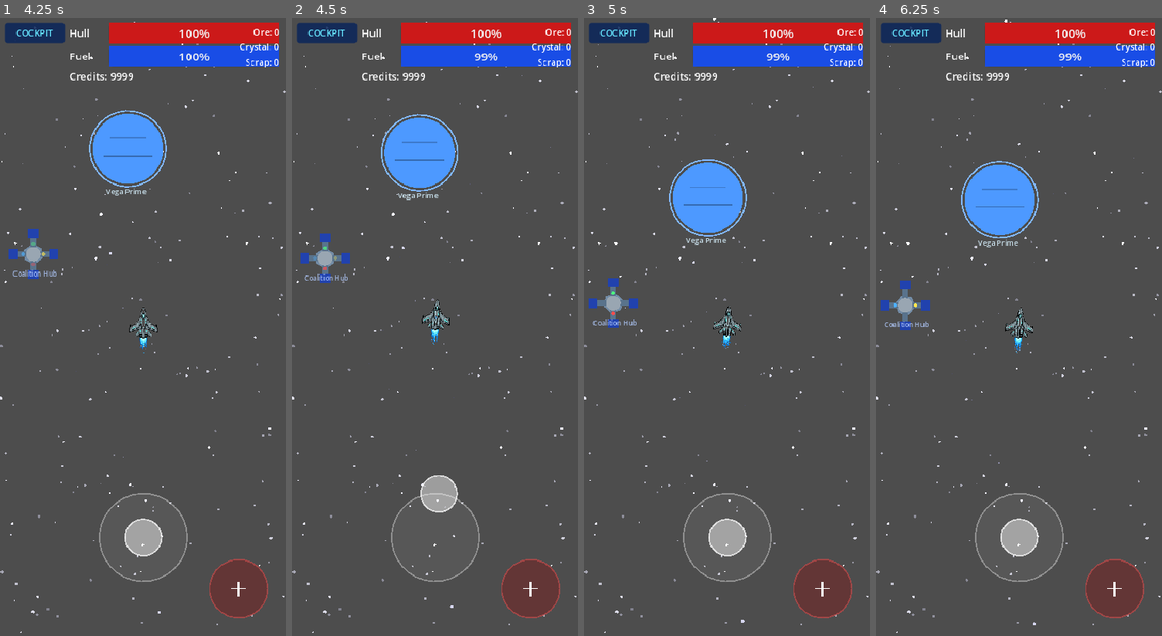
Above: before the commit, frames 1-4 (left to right).
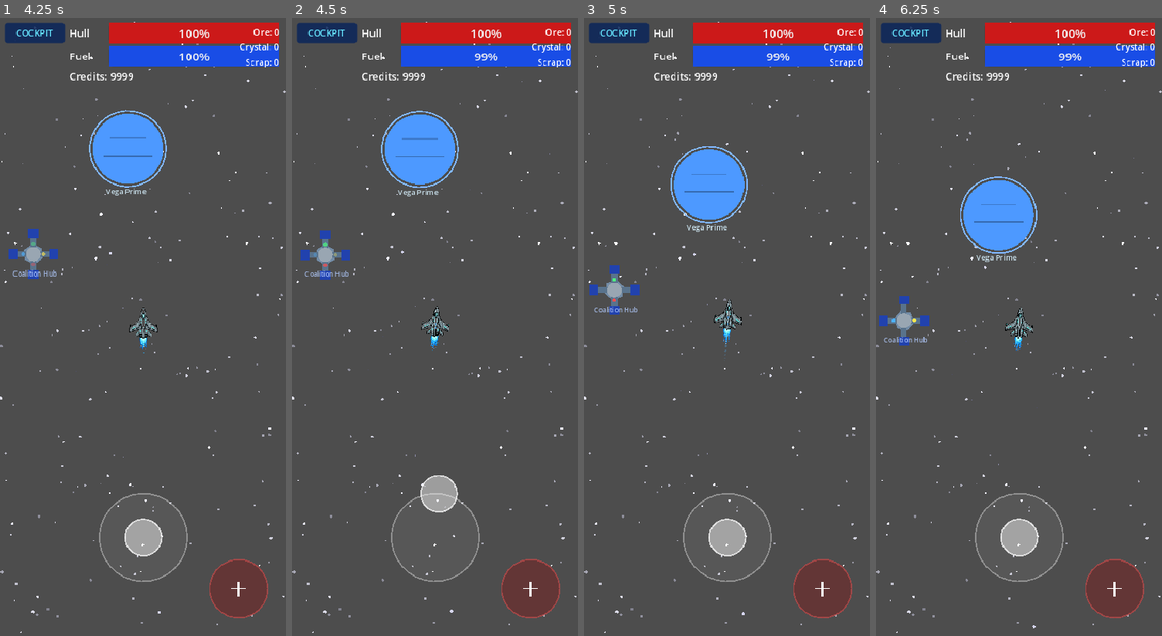
Above: after the commit, the same moments.

Repository: ichizh8/space-game-rt
Game: Godot game, scene res://scenes/main_menu.tscn
The game is run twice, just before and just after one commit, with the same random seed, the same clock (stepped at 60 frames per second) and the same inputs.
Inputs (mouse positions are in pixels of both pictures, inside the frame that each line leads up to):
- Up to frame 1 (4.25 s): click "New Game" at 0.5 s; click "COCKPIT" at 1.25 s; click "COCKPIT" at 2 s; click "COCKPIT" at 2.75 s; click "X" at 3.5 s
- Up to frame 2 (4.5 s): tap Enter at 4.25 s; drag from (435, 537) to (463, 191) at 4.27 s
- Up to frame 3 (5 s): no input
- Up to frame 4 (6.25 s): drag from (961, 357) to (1004, 450) at 5.02 s; move the mouse to (1047, 191) at 5.77 s; click (1047, 191) at 5.92 s

Frame 1 is identical in both runs. In frame 2, 1.6% of the frame differs, in the area x 2-91%, y 9-97%; in frame 3, 2.7%, in the area x 1-91%, y 0-98%; in frame 4, 2.6%.

Commit message:
v86: ship inertia + planet/star gravity, fix interceptor/sector_generator parse errors
Co-Authored-By: Claude Opus 4.6 <noreply@anthropic.com>

Diff:
--- a/scripts/interceptor.gd
+++ b/scripts/interceptor.gd
@@ -18,6 +18,7 @@
 const XP_REWARD := 8
 const CREDIT_REWARD := 10
 
+var max_hp: float = 20.0
 var difficulty_mult: float = 1.0
 
 func setup(diff_mult: float) -> void:
--- a/scripts/planet.gd
+++ b/scripts/planet.gd
@@ -7,12 +7,31 @@
 var _color_h: float = 0.3
 var planet_radius: float = 30.0
 
+const GRAVITY_RANGE := 250.0   # px from edge of planet
+const GRAVITY_STRENGTH := 800.0
+
 signal landed(p_planet_id: String, p_planet_name: String, p_quest_id: String)
 
 
 func _ready() -> void:
 	add_to_group("planets")
 	queue_redraw()
+
+
+func _process(delta: float) -> void:
+	var players := get_tree().get_nodes_in_group("player")
+	if players.is_empty():
+		return
+	var ship := players[0] as Node2D
+	if not is_instance_valid(ship):
+		return
+	var to_planet: Vector2 = global_position - ship.global_position
+	var dist: float = to_planet.length()
+	var gravity_edge: float = planet_radius + GRAVITY_RANGE
+	if dist < gravity_edge and dist > planet_radius and ship.has_method("apply_gravity"):
+		var force: float = GRAVITY_STRENGTH / max(dist * dist, 100.0)
+		var pull: Vector2 = to_planet.normalized() * force * delta
+		ship.apply_gravity(pull)
 
 
 func setup(p_name: String, p_id: String, p_quest_id: String) -> void:
--- a/scripts/sector_generator.gd
+++ b/scripts/sector_generator.gd
@@ -259,7 +259,7 @@
 	if not is_instance_valid(player):
 		return 1.0
 	var dist := player.global_position.length()
-	var zone := min(floor(dist / 1500.0), 5.0)
+	var zone: float = min(floor(dist / 1500.0), 5.0)
 	return 1.0 + zone * 0.35
 
 func _apply_difficulty(enemy: Node2D, diff: float) -> void:
@@ -504,7 +504,7 @@
 	if GameState.story_act == 3 and not GameState.get_story_flag("command_ship_spawned"):
 		var cx: float = 2500.0
 		var cy: float = 800.0
-		var v = GameState.get_story_flag("command_ship_pos_x")
+		var v: Variant = GameState.get_story_flag("command_ship_pos_x")
 		if v != null:
 			cx = float(v)
 		v = GameState.get_story_flag("command_ship_pos_y")
@@ -519,10 +519,10 @@
 	if GameState.story_act == 3 and GameState.get_story_flag("command_ship_spawned"):
 		var total: int = 0
 		var killed: int = 0
-		var vt = GameState.get_story_flag("cmd_total")
+		var vt: Variant = GameState.get_story_flag("cmd_total")
 		if vt != null:
 			total = int(vt)
-		var vk = GameState.get_story_flag("cmd_killed")
+		var vk: Variant = GameState.get_story_flag("cmd_killed")
 		if vk != null:
 			killed = int(vk)
 		if total > 0 and killed >= total and not GameState.get_story_flag("victory_triggered"):
@@ -572,7 +572,7 @@
 
 func _on_command_ship_enemy_died() -> void:
 	var killed: int = 0
-	var v = GameState.get_story_flag("cmd_killed")
+	var v: Variant = GameState.get_story_flag("cmd_killed")
 	if v != null:
 		killed = int(v)
 	GameState.set_story_flag("cmd_killed", killed + 1)
--- a/scripts/ship.gd
+++ b/scripts/ship.gd
@@ -2,11 +2,14 @@
 
 const BASE_SPEED := 200.0
 const FUEL_DRAIN_RATE := 0.15  # per second while moving
+const ACCEL_LERP := 4.0       # how fast ship accelerates toward target velocity
+const DECEL_LERP := 2.5       # how fast ship decelerates (drift feel)
 
 var is_firing := false
 var can_shoot := true
 var bullet_scene: PackedScene
 var _gravity_accum: Vector2 = Vector2.ZERO
+var _velocity_smooth: Vector2 = Vector2.ZERO
 var _trail_points: Array[Vector2] = []
 var _trail_timer: float = 0.0
 
@@ -28,14 +31,15 @@
 
 	if direction.length() > 0.1 and GameState.fuel > 0:
 		var speed := BASE_SPEED + GameState.player_speed_bonus
-		velocity = direction.normalized() * speed
-		rotation = direction.angle() + PI / 2.0
+		var target_vel: Vector2 = direction.normalized() * speed
+		_velocity_smooth = _velocity_smooth.lerp(target_vel, delta * ACCEL_LERP)
+		rotation = _velocity_smooth.angle() + PI / 2.0
 		var drain := FUEL_DRAIN_RATE * (1.0 - GameState.captain_fuel_efficiency)
 		GameState.use_fuel(drain * delta)
 	else:
-		velocity = Vector2.ZERO
+		_velocity_smooth = _velocity_smooth.lerp(Vector2.ZERO, delta * DECEL_LERP)
 
-	velocity += _gravity_accum
+	velocity = _velocity_smooth + _gravity_accum
 	_gravity_accum = Vector2.ZERO
 	move_and_slide()
 
--- a/scripts/star.gd
+++ b/scripts/star.gd
@@ -15,6 +15,8 @@
 const WARNING_DAMAGE := 5.0   # hp per second
 const DANGER_DAMAGE := 18.0   # hp per second
 const DAMAGE_INTERVAL := 0.4
+const GRAVITY_RANGE := 400.0   # px from edge of star
+const GRAVITY_STRENGTH := 3000.0
 
 
 func _ready() -> void:
@@ -28,18 +30,29 @@
 	_anim_time += delta
 	queue_redraw()
 
-	_damage_timer += delta
-	if _damage_timer < DAMAGE_INTERVAL:
-		return
-	_damage_timer = 0.0
-
 	var players := get_tree().get_nodes_in_group("player")
 	if players.is_empty():
 		return
 	var ship := players[0] as Node2D
 	if not is_instance_valid(ship):
 		return
-	var dist := global_position.distance_to(ship.global_position)
+
+	var to_star: Vector2 = global_position - ship.global_position
+	var dist: float = to_star.length()
+
+	# Gravity pull
+	var gravity_edge: float = star_radius + GRAVITY_RANGE
+	if dist < gravity_edge and dist > star_radius and ship.has_method("apply_gravity"):
+		var force: float = GRAVITY_STRENGTH / max(dist * dist, 100.0)
+		var pull: Vector2 = to_star.normalized() * force * delta
+		ship.apply_gravity(pull)
+
+	# Damage
+	_damage_timer += delta
+	if _damage_timer < DAMAGE_INTERVAL:
+		return
+	_damage_timer = 0.0
+
 	if dist < DANGER_RANGE:
 		call_deferred("_apply_star_damage", DANGER_DAMAGE * DAMAGE_INTERVAL, "SOLAR RADIATION — CRITICAL!")
 	elif dist < WARNING_RANGE:
Binary file changed: web-export/index.png
Not shown, changed: web-export/index.html
Not shown, changed: web-export/index.pck
